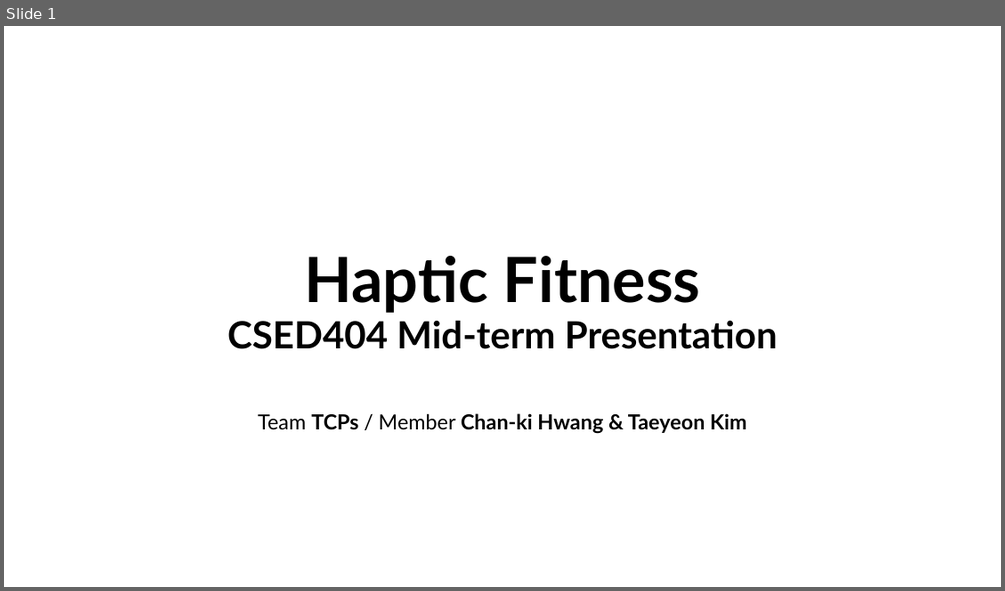
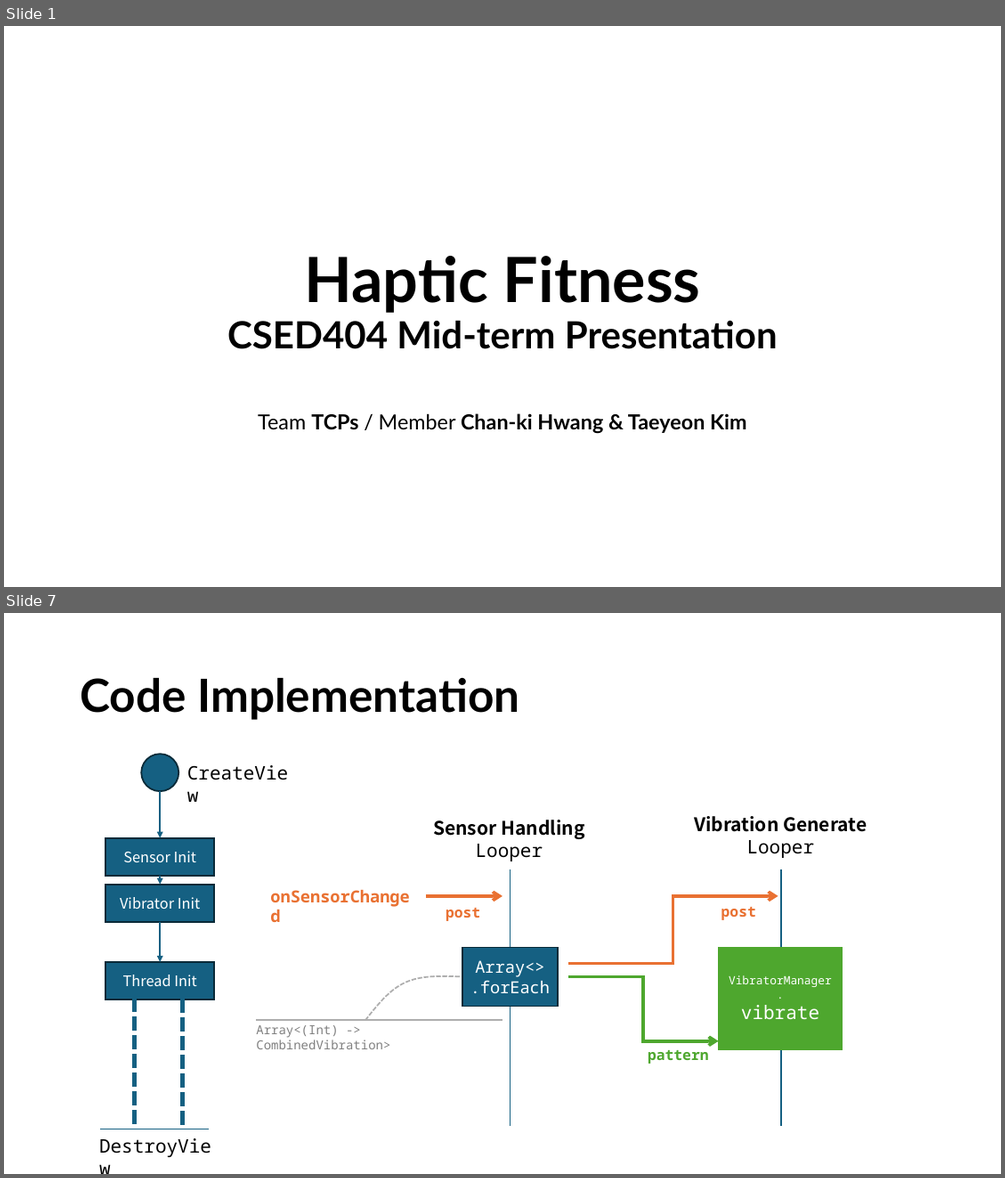
Before and after one commit to Aplace0927/CSED404-Mobile-Ubiquitous-Computing-Project, a slide deck: Presentations/Midterm-TCPs.pptx. Shown one above the other, each under a label of ours: slide 1 before the commit, slides 1 and 7 after it; the slides between them are not shown. The pictures are 1005x591 and 1005x1178 pixels, drawn with LibreOffice and Linux fonts; fonts in the diff are those of the drawing. Boxes give left, top, right and bottom in pixels: in the first picture for what was removed or moved away, otherwise in the second. Text is boxed around its words. In the diff, an @@ line names an element or a change of style, - is before the commit and + after.

```diff
--- a/Presentations/Midterm-TCPs.pptx
+++ b/Presentations/Midterm-TCPs.pptx
@@ slide 7 added at [4,613,1001,1174], background #FFFFFF @@
@@ title added at [80,678,519,720], 44 pt, text #000000, bold @@
+Code Implementation
@@ ellipse added at [142,754,179,791], fill #156082, outline #092A39 1.5 pt @@
@@ text added at [179,757,305,787], 18 pt, text #000000 @@
+CreateView
@@ arrow added from (161, 791) to (161, 838), #156082 1.5 pt @@
@@ text added at [433,819,584,861], 18 pt, text #000000, bold @@
+Sensor Handling
+Looper
@@ text added at [694,816,866,858], 18 pt, text #000000, bold @@
+Vibration Generate
+Looper
@@ rectangle added at [105,838,214,876], fill #156082, outline #092A39 1.5 pt, 14 pt, text #FFFFFF @@
+Sensor Init
@@ arrow added from (161, 876) to (161, 884), #156082 1.5 pt @@
@@ line added from (510, 869) to (510, 1126), #156082 1.5 pt @@
@@ line added from (782, 869) to (782, 1126), #156082 1.5 pt @@
@@ rectangle added at [105,884,214,922], fill #156082, outline #092A39 1.5 pt, 14 pt, text #FFFFFF @@
+Vibrator Init
@@ text added at [264,882,426,910], 16 pt, text #E97132, bold @@
+onSensorChanged
@@ arrow added from (426, 896) to (502, 896), #E97132 3 pt @@
@@ elbow arrow added from (568, 963) to (778, 896), #E97132 3 pt @@
@@ arrow added from (161, 922) to (161, 962), #156082 1.5 pt @@
@@ text added at [445,908,480,921], 14 pt, text #E97132, bold @@
+post
@@ text added at [721,907,756,920], 14 pt, text #E97132, bold @@
+post
@@ rectangle added at [462,948,558,1006], fill #156082, outline #092A39 1.5 pt, 16 pt, text #FFFFFF @@
+Array<>
+.forEach
@@ rectangle added at [718,948,841,1050], fill #4EA72E, outline #4EA72E 1.5 pt, 11 pt, text #FFFFFF @@
+VibratorManager.
+vibrate
@@ rectangle added at [105,962,214,999], fill #156082, outline #092A39 1.5 pt, 14 pt, text #FFFFFF @@
+Thread Init
@@ freeform shape added at [365,976,461,1022], outline #AEAEAE 1.5 pt dashed @@
@@ elbow arrow added from (568, 976) to (718, 1041), #4EA72E 3 pt @@
@@ line added from (134, 997) to (134, 1125), #156082 4.5 pt dashed @@
@@ line added from (183, 998) to (183, 1126), #156082 4.5 pt dashed @@
@@ text added at [256,1025,390,1049], 12 pt, text #808080 @@
+Array<(Int) -> CombinedVibration>
@@ line added from (256, 1020) to (502, 1020), #AEAEAE 1.5 pt @@
@@ text added at [647,1050,709,1063], 14 pt, text #4EA72E, bold @@
+pattern
@@ text added at [92,1130,228,1160], 18 pt, text #000000 @@
+DestroyView
@@ line added from (100, 1129) to (209, 1129), #156082 1.5 pt @@
```
Also in this commit, not shown: 1 slide changed, 9 other slides added, 2 slides removed.
